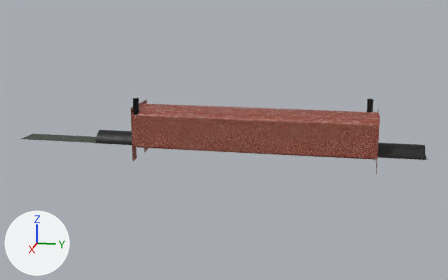
An edit to the glTF model common/models/parkour_room/parkour_room.gltf, drawn before and after from the same camera.
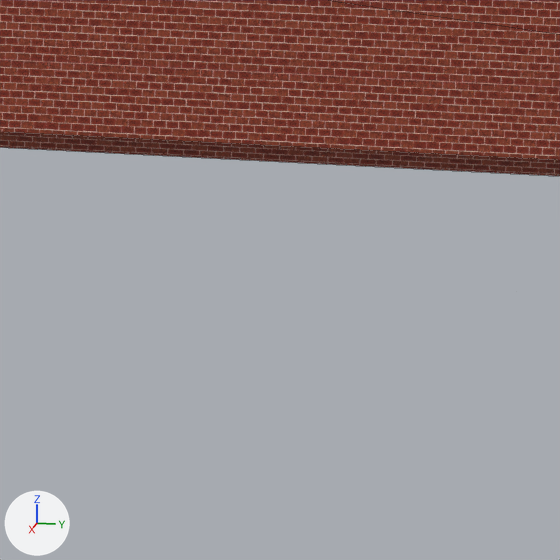
The first picture shows the older version from a 50 mm camera at (203.7, 71.4, 53.9) aimed at (8.4, 32.3, 5.0). The close-ups show both versions on the part from 48% to 59% of the width and 50% to 67% of the height of that picture; other places that the commit changed are outside them. The axes (+X, +Y, +Z) are drawn at lower left. The lights are the same throughout. The close-ups show mesh edges as thin lines. Where no turn or scale is listed for an object, it has been applied to the vertices.

Before the edit, the objects in view are built like this:
```python
me_plane_002 = bpy.data.meshes.new('Plane.002')
me_plane_002.from_pydata(...)  # 4 vertices, 2 faces; spans x 0.0, y -41.8..41.8, z -4.2..4.2
me_plane_002.materials.append(mat_bricks_001)  # picture img_bricks
me_plane_007 = bpy.data.meshes.new('Plane.007')
me_plane_007.from_pydata(...)  # 4 vertices, 2 faces; spans x -2.2, y -41.8..41.8, z -1.7..0.0
me_plane_007.materials.append(mat_bricks_002)  # picture img_bricks
ob_floor_002 = bpy.data.objects.new('floor.002', me_plane_007)
ob_floor_002.location = (0.8, 40.22, 0.0)
ob_wall_002 = bpy.data.objects.new('wall.002', me_plane_002)
ob_wall_002.location = (2.98, 40.22, 4.17)
```
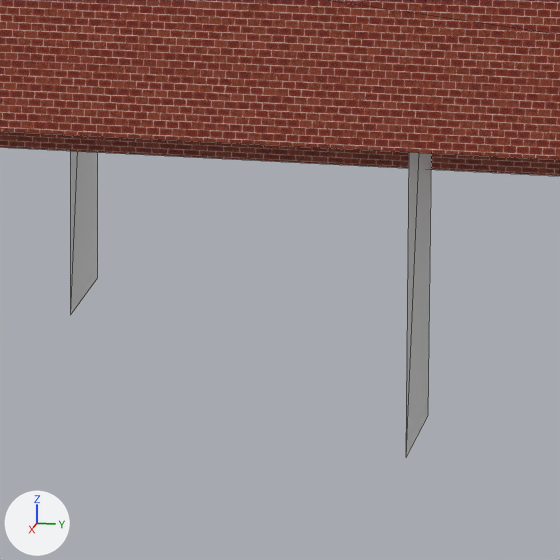
Diff of the bpy script that builds the scene:
```diff
--- a/common/models/parkour_room/parkour_room.gltf.py
+++ b/common/models/parkour_room/parkour_room.gltf.py
@@ me_plane_022 @@
+me_plane_022.from_pydata([(-2.1, 0.0, 9.9), (2.1, 0.0, 9.9), (-2.1, 0.0, -9.9), (2.1, 0.0, -9.9)], [], [(0, 1, 3), (0, 3, 2)])
@@ ob_invisible_block_003 @@
+ob_invisible_block_003 = bpy.data.objects.new('Invisible_block.003', me_plane_022)
+ob_invisible_block_003.location = (0.75, 40.64, 0.68)
@@ ob_invisible_block_002 @@
+ob_invisible_block_002 = bpy.data.objects.new('Invisible_block.002', me_plane_022.copy())
+ob_invisible_block_002.location = (-11.91, 28.18, 0.68)
```

Changed parts and their boxes [x1, y1, x2, y2] in the close-ups (560 x 560 px):
'Invisible_block.003', added
    after: [406, 152, 431, 456]
'Invisible_block.002', added
    after: [70, 151, 97, 315]
